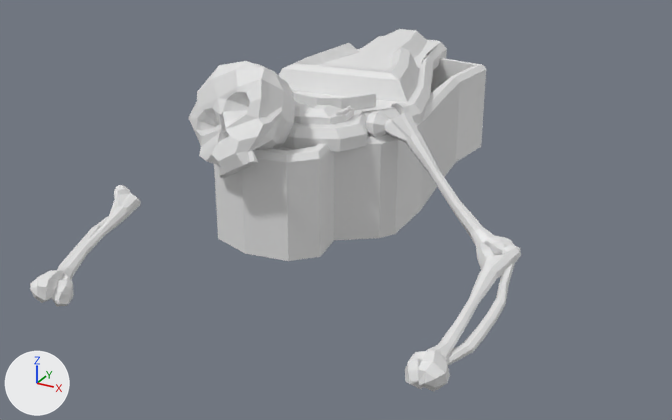
An edit to the FBX model pyramidGame/Assets/ArtAssets/BlenderAssets/enemy.fbx, drawn before and after from the same camera.
One viewpoint serves both versions: a camera (50 mm lens) standing at (20.5, -36.3, 19.4) and looking at (1.1, -1.1, 1.7). Lighting does not change. The marker at lower left points along +X, +Y and +Z. Where no turn or scale is listed for an object, it has been applied to the vertices.

In view in the first picture: 'BottomLeftArm', 'BottomRightArm', 'Cube.005', 'Cube.006', 'Skull.001', 'TopRightArm.001'.
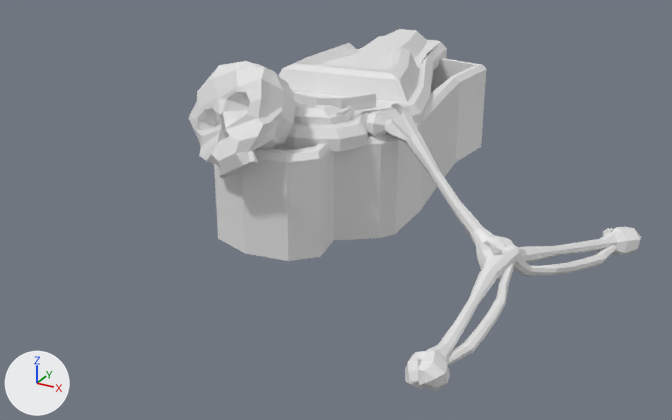
Changed parts and their boxes (x1, y1, x2, y2) in the pictures (672 x 420 px):
'BottomRightArm', moved, turned, rescaled: before (30, 185, 141, 306); after (513, 227, 641, 276)

Edits to the bpy script that builds the scene:
```text
Change ob_bottomrightarm:
    ob_bottomrightarm.scale: (0.573, 0.573, 0.573) -> (1.0, 1.0, 1.0)
    add ob_bottomrightarm.parent = ob_toprightarm_001
    ob_bottomrightarm.location: (-8.555, -4.332, 1.733) -> (3.333, 0.5, -14.47)
    ob_bottomrightarm.rotation_euler: (-1.432, 0.454, 0.237) -> (-1.316, -0.385, 2.513)  # degrees (-82, 26, 14) -> degrees (-75, -22, 144)
```
